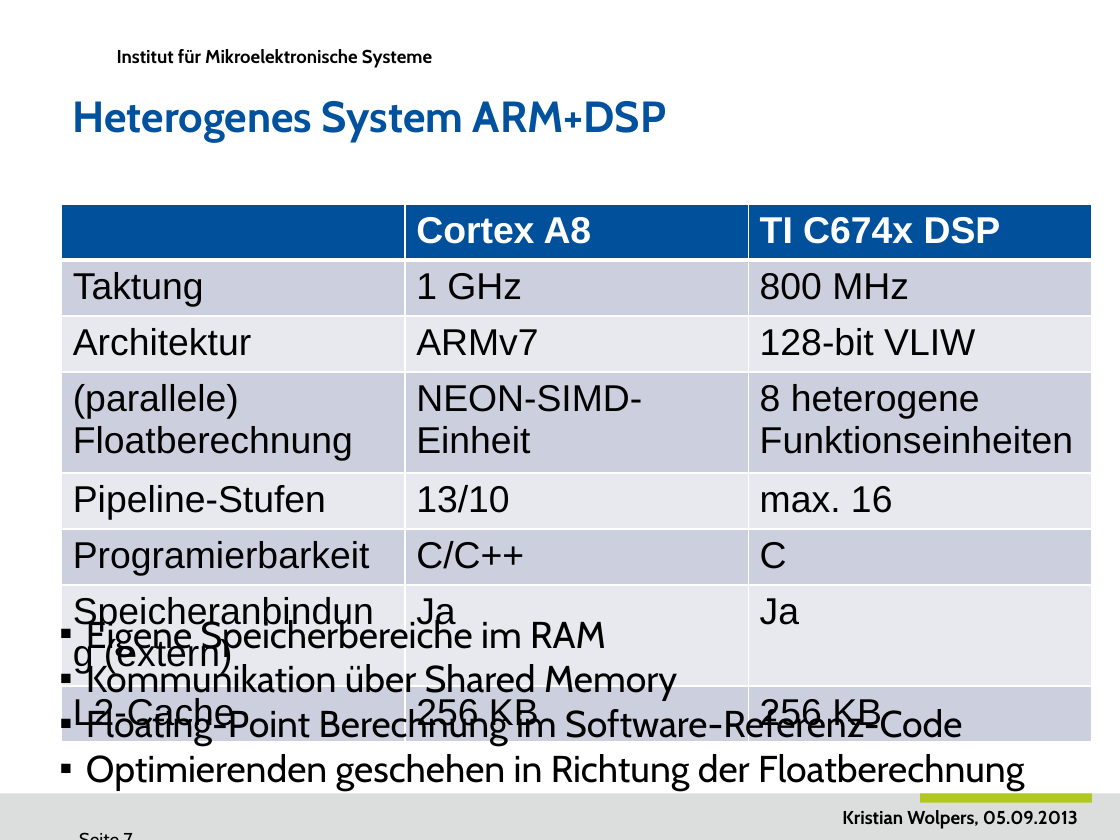
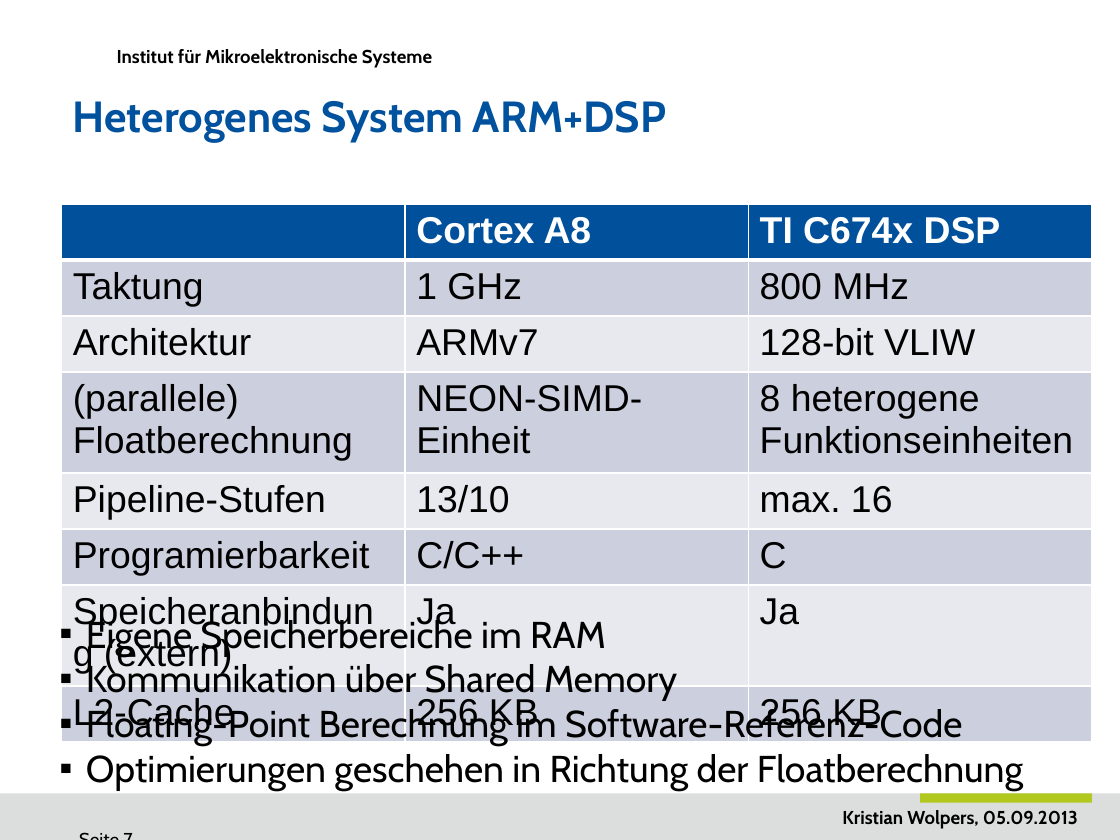
Before and after one commit to DuncanSin/Masterarbeit, a slide deck: slide 7 of Speech/Praesentation1.pptx. Drawn at 1120x840 pixels with LibreOffice and Linux fonts; fonts in the diff are those of the drawing; background and template pictures are left out. Boxes give left, top, right and bottom in pixels: in the first picture for what was removed or moved away, otherwise in the second. Text is boxed around its words. In the diff, an @@ line names an element or a change of style, - is before the commit and + after.

```diff
--- a/Speech/Praesentation1.pptx
+++ b/Speech/Praesentation1.pptx
@@ text at (86, 754, 1023, 790): text changed @@
-▪ Optimierenden geschehen in Richtung der Floatberechnung
+▪ Optimierungen geschehen in Richtung der Floatberechnung
```
